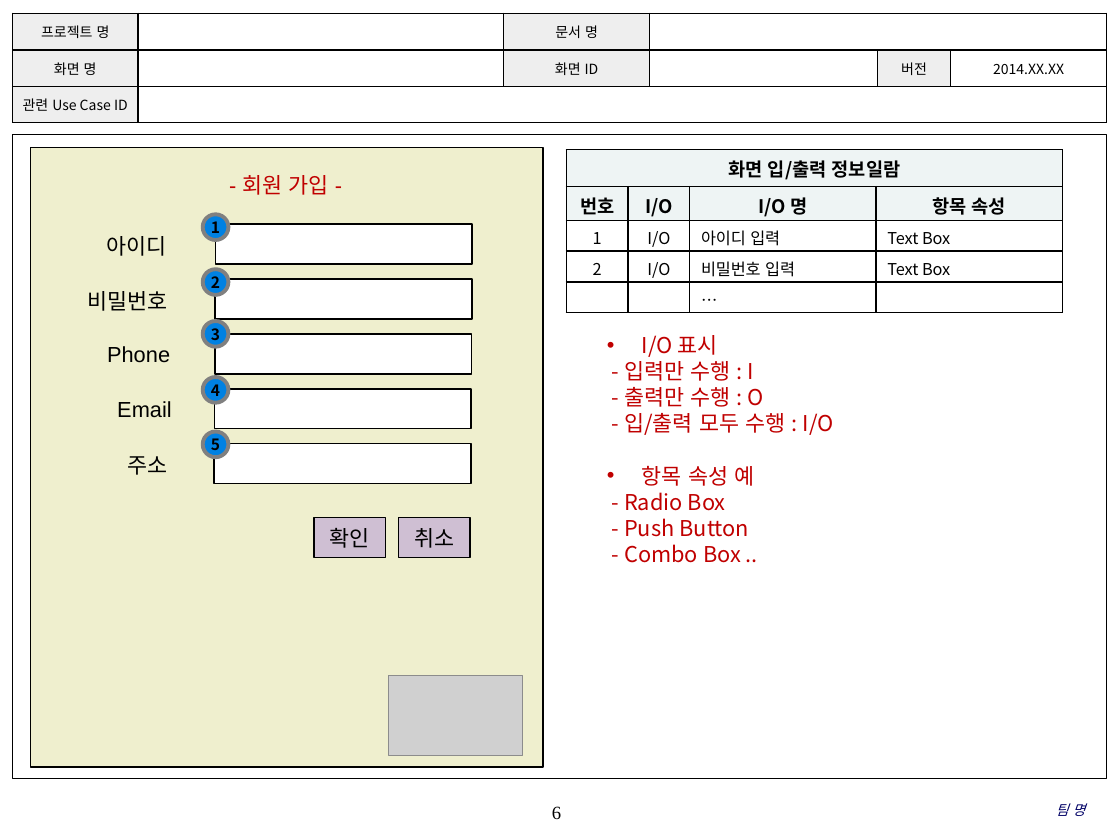
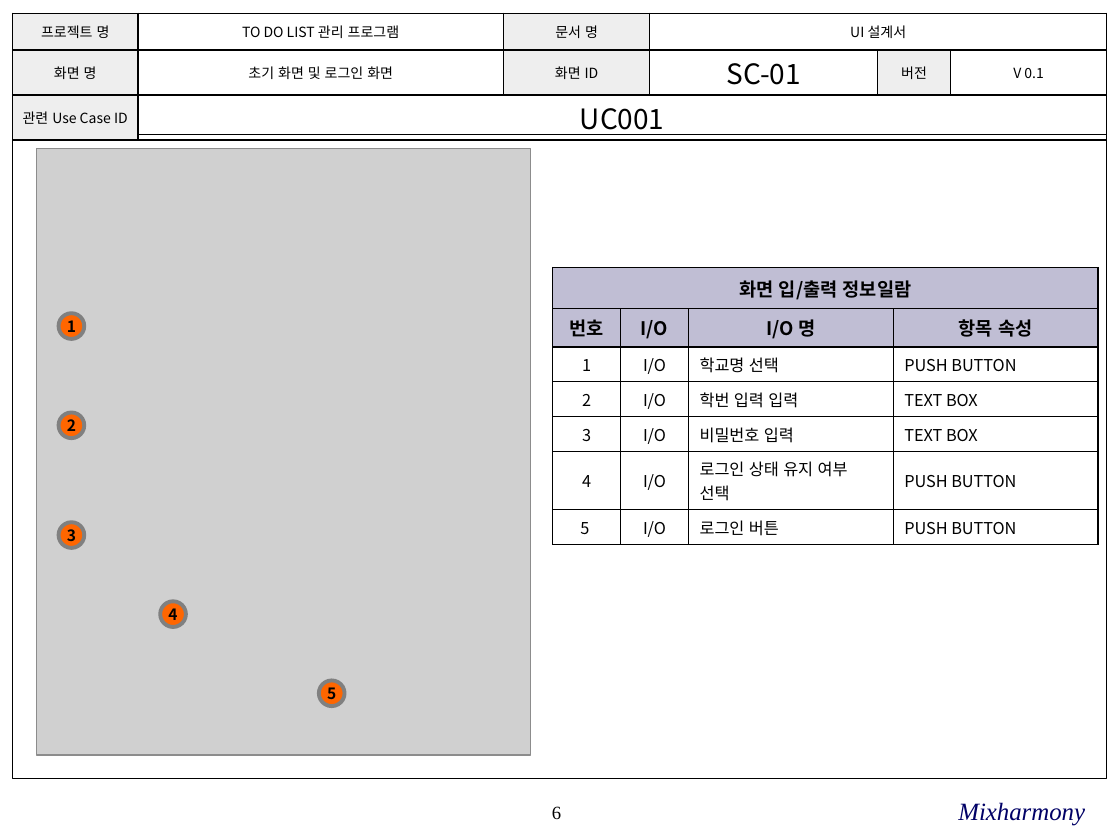
Before and after one commit to SE-admin/SE2017_2_mixharmony, a slide deck: slide 6 of doc/3_ 설계서/UI Design Template.pptx. Drawn at 1120x840 pixels with LibreOffice and Linux fonts; fonts in the diff are those of the drawing; grey boxes stand for pictures; background and template pictures are left out. Boxes give left, top, right and bottom in pixels: in the first picture for what was removed or moved away, otherwise in the second. Text is boxed around its words. In the diff, an @@ line names an element or a change of style, - is before the commit and + after.

Commit message:
#863 UI설계서 진행

```diff
--- a/doc/3_ 설계서/UI Design Template.pptx
+++ b/doc/3_ 설계서/UI Design Template.pptx
@@ table at [12, 13, 1105, 139] @@
-row 1, column 2: 
+row 1, column 2: TO DO LIST 관리 프로그램
-row 1, column 4: 
+row 1, column 4: UI 설계서
-row 2: 화면 명 |  | 화면 ID |  | 버전 | 2014.XX.XX
+row 2: 화면 명 | 초기 화면 및 로그인 화면 | 화면 ID | SC-01 | 버전 | V 0.1
-row 3, column 2: 
+row 3, column 2: UC001
@@ picture added at [36, 148, 530, 755] @@
@@ table at [553, 268, 1100, 541] @@
-row 3: 1 | I/O | 아이디 입력 | Text Box
-row 4: 2 | I/O | 비밀번호 입력 | Text Box
-row 5:  |  | … | 
+row 3: 1 | I/O | 학교명 선택 | PUSH BUTTON
+row 4: 2 | I/O | 학번 입력 입력 | TEXT BOX
+row 5: 3 | I/O | 비밀번호 입력 | TEXT BOX
+row 6: 4 | I/O | 로그인 상태 유지 여부 선택 | PUSH BUTTON
+row 7: 5 | I/O | 로그인 버튼 | PUSH BUTTON
@@ table: place and size @@
-table at [567, 150, 1062, 312]
+table at [553, 268, 1100, 541]
@@ ellipse "1": place and size @@
-ellipse "1" at [203, 214, 228, 240]
+ellipse "1" at [58, 314, 84, 339]
@@ text removed at [624, 335, 834, 563] @@
-• I/O 표시
-- 입력만 수행 : I
-- 출력만 수행 : O
-- 입/출력 모두 수행 : I/O
-• 항목 속성 예
-- Radio Box
-- Push Button
-- Combo Box ..
@@ ellipse "2": place and size @@
-ellipse "2" at [203, 269, 228, 295]
+ellipse "2" at [58, 412, 84, 438]
@@ ellipse "3": place and size @@
-ellipse "3" at [203, 321, 228, 347]
+ellipse "3" at [58, 522, 84, 548]
@@ ellipse "4": place and size @@
-ellipse "4" at [203, 377, 228, 403]
+ellipse "4" at [160, 601, 186, 627]
@@ fill #0081E2 to #FF6600 in 5 elements at [58, 314, 84, 339], [58, 412, 84, 438], [58, 522, 84, 548], [160, 601, 186, 627], [319, 681, 345, 707] @@
@@ ellipse "5": place and size @@
-ellipse "5" at [203, 431, 228, 457]
+ellipse "5" at [319, 681, 345, 707]
@@ group removed at [30, 148, 543, 767]: 8 rectangles, 6 texts, 1 picture @@
-확인
-- 회원 가입 -
-아이디
-비밀번호
-Phone
-Email
-주소
-취소
@@ text at [958, 802, 1085, 826]: text changed; size 9 to 16 pt @@
-팀 명
+Mixharmony
```
Also in this commit, not shown: 5 other slides changed, 36 slides added.
